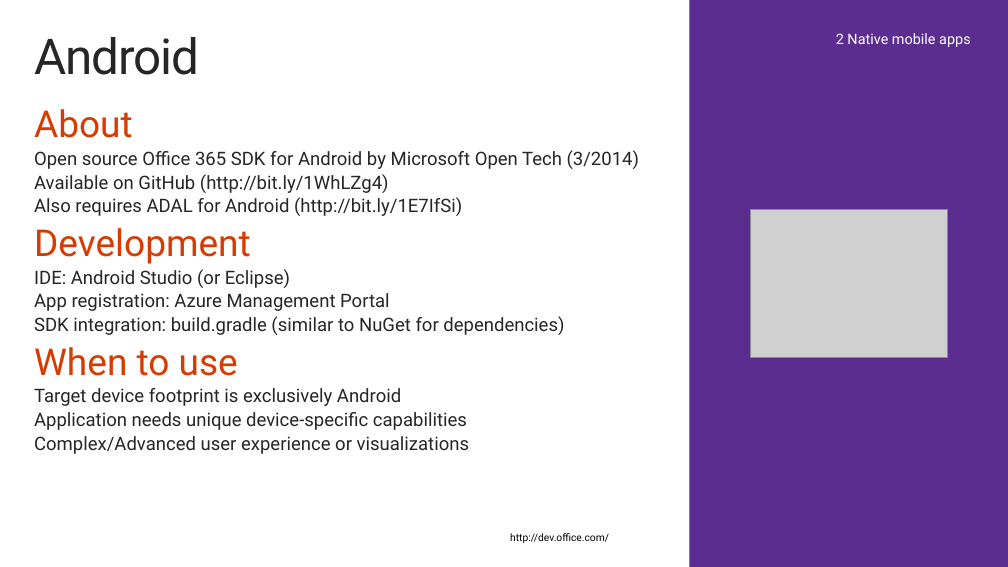
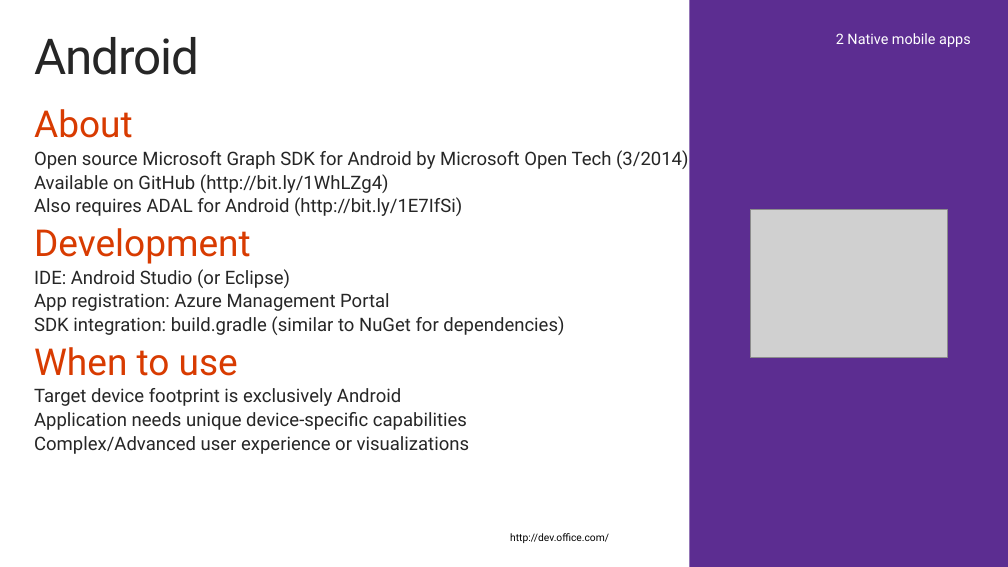
Before and after one commit to fabbbiob/TrainingContent, a slide deck: slide 12 of O3651/O3651-6 Mobile/O3651-6 Getting started with Mobile Development with Office 365.pptx (slide 13 before the commit). Drawn at 1008x567 pixels with LibreOffice and Linux fonts; fonts in the diff are those of the drawing; grey boxes stand for pictures; background and template pictures are left out. Boxes give left, top, right and bottom in pixels: in the first picture for what was removed or moved away, otherwise in the second. Text is boxed around its words. In the diff, an @@ line names an element or a change of style, - is before the commit and + after.

```diff
--- a/O3651/O3651-6 Mobile/O3651-6 Getting started with Mobile Development with Office 365.pptx
+++ b/O3651/O3651-6 Mobile/O3651-6 Getting started with Mobile Development with Office 365.pptx
@@ text at <box>34,150,688,169</box>: text changed @@
-  Open source Office 365 SDK for Android by Microsoft Open Tech (3/2014)
+  Open source Microsoft Graph SDK for Android by Microsoft Open Tech (3/2014)
```
Also in this commit, not shown: 5 other slides changed, 1 slide removed, 1 other file.
